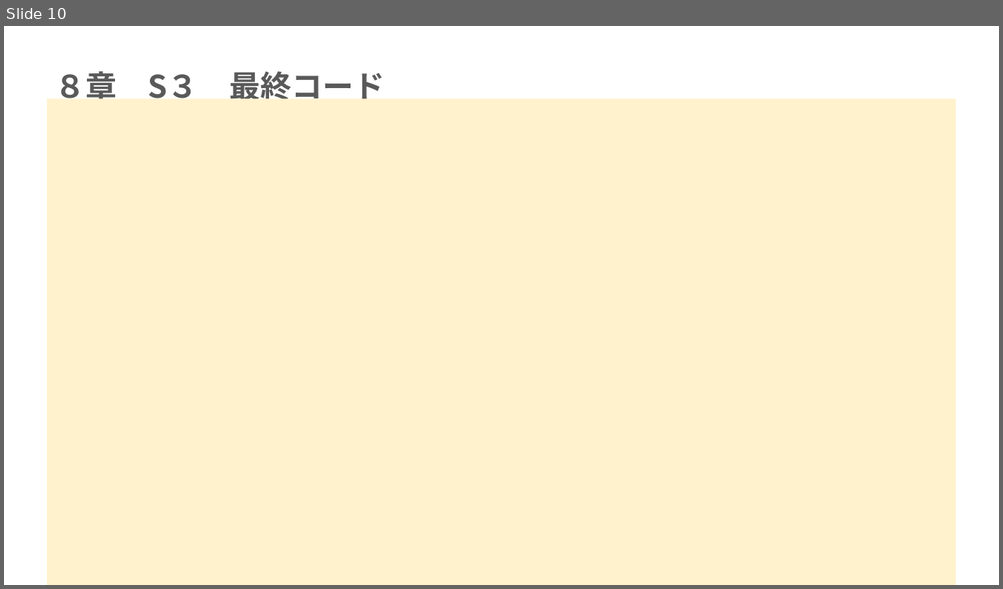
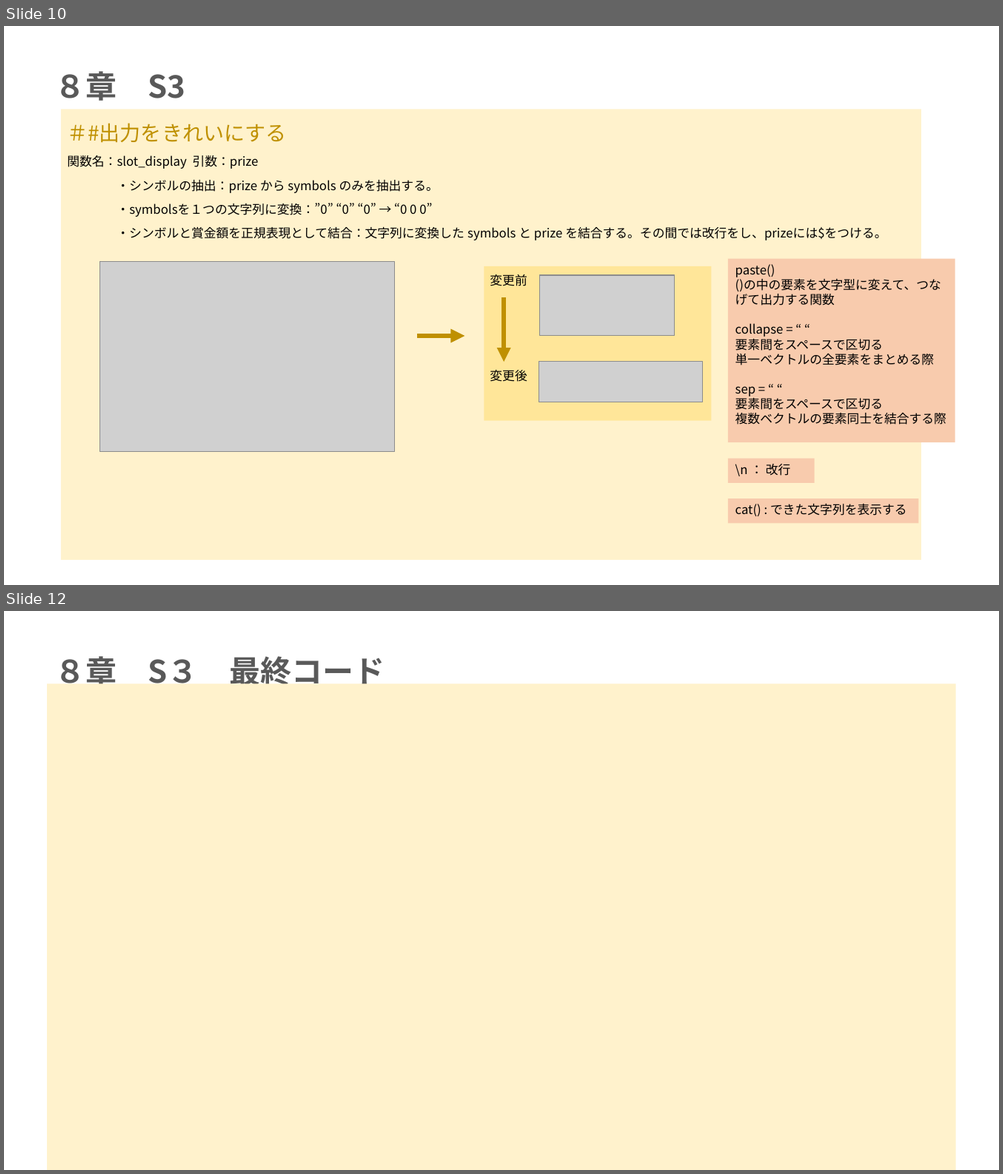
Before and after one commit to mei-517/r-practice-part3, a slide deck: 永井芽衣_Rpart3.pptx. Shown one above the other, each under a label of ours: slide 10 before the commit, slides 10 and 12 after it; the slides between them are not shown. The pictures are 1003x589 and 1003x1174 pixels, drawn with LibreOffice and Linux fonts; fonts in the diff are those of the drawing; grey boxes stand for pictures. Boxes give left, top, right and bottom in pixels: in the first picture for what was removed or moved away, otherwise in the second. Text is boxed around its words. In the diff, an @@ line names an element or a change of style, - is before the commit and + after.

```diff
--- a/永井芽衣_Rpart3.pptx
+++ b/永井芽衣_Rpart3.pptx
@@ slide 10 added at (x1=4, y1=26, x2=999, y2=585), background #FFFFFF @@
@@ title added at (x1=54, y1=71, x2=185, y2=101), 30 pt, text #595959, bold @@
+８章 S3
@@ rectangle added at (x1=61, y1=109, x2=921, y2=560), fill #FFF2CC @@
@@ subtitle added at (x1=67, y1=123, x2=886, y2=382), 12 pt, text #000000 @@
+＃#出力をきれいにする
+関数名：slot_display 引数：prize
+・シンボルの抽出：prize から symbols のみを抽出する。
+・symbolsを１つの文字列に変換：”0” “0” “0” → “0 0 0”
+・シンボルと賞金額を正規表現として結合：文字列に変換した symbols と prize を結合する。その間では改行をし、prizeには$をつける。
+変更前
+変更後
@@ picture added at (x1=99, y1=262, x2=394, y2=452) @@
@@ rectangle added at (x1=484, y1=266, x2=711, y2=420), fill #FFE699 @@
@@ rectangle added at (x1=728, y1=259, x2=956, y2=443), fill #F8CBAD, 12 pt, text #000000 @@
+paste()
+()の中の要素を文字型に変えて、つなげて出力する関数
+collapse = “ “
+要素間をスペースで区切る
+単一ベクトルの全要素をまとめる際
+sep = “ “
+要素間をスペースで区切る
+複数ベクトルの要素同士を結合する際
@@ picture added at (x1=540, y1=275, x2=674, y2=335) @@
@@ arrow added from (504, 298) to (504, 362), #BF9000 4.5 pt @@
@@ arrow added from (418, 336) to (464, 336), #BF9000 4.5 pt @@
@@ picture added at (x1=539, y1=362, x2=703, y2=402) @@
@@ rectangle added at (x1=728, y1=459, x2=814, y2=483), fill #F8CBAD, 12 pt, text #000000 @@
+\n ： 改行
@@ rectangle added at (x1=728, y1=499, x2=919, y2=524), fill #F8CBAD, 12 pt, text #000000 @@
+cat() : できた文字列を表示する
@@ what was slide 10 is now slide 12 @@
```
Also in this commit, not shown: 5 slides changed, 1 other slide added, 1 other file.
